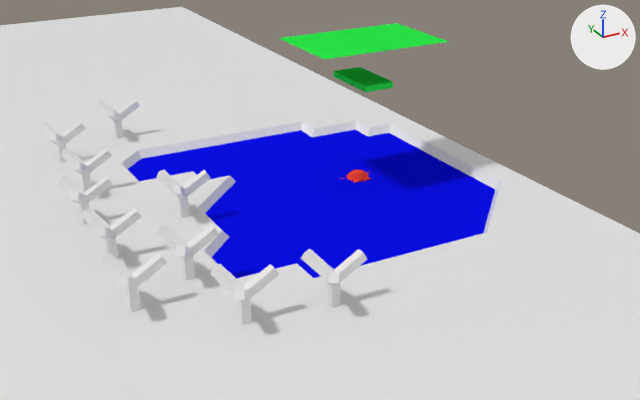
One commit to the Blender file 04 Shots/mz-see-shot2.blend: the scene before it, then after it.
Before and after are seen from a 50 mm lens placed at (-11.42, -22.38, 11.0), pointed at (0.74, -0.28, -0.05). Every picture has the same lights, and +X, +Y and +Z are marked at upper right.

In view in the first picture: 'klappeLinks', 'klappeRechts', 'landschaftSeeNeu.000', 'schiff.001', 'tree.000', 'tree.001', 'tree.002', 'tree.003', 'tree.004', 'tree.005', 'tree.006', 'tree.007', 'tree.008', 'tree.009', 'wasser-see'.
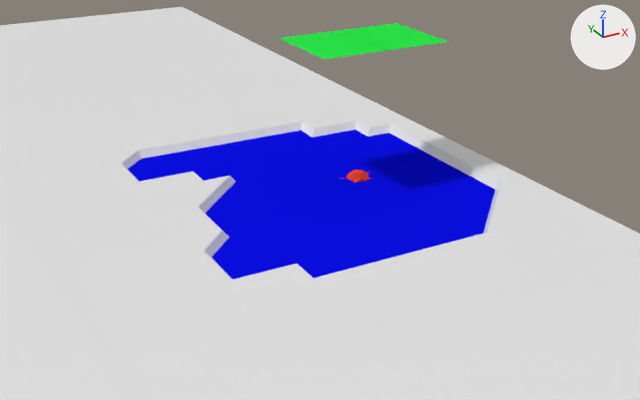
Commit message: Kamerafahrt bei shot mz-bruecke und mz-see-shot2 angepasst

The change, as a diff of the scene's bpy script:
```diff
--- a/04 Shots/mz-see-shot2.blend.py
+++ b/04 Shots/mz-see-shot2.blend.py
@@ ob_tree_009 @@
-ob_tree_009 = bpy.data.objects.new('tree.009', None)
@@ ob_tree_008 @@
-ob_tree_008 = bpy.data.objects.new('tree.008', None)
@@ ob_tree_007 @@
-ob_tree_007 = bpy.data.objects.new('tree.007', None)
@@ ob_tree_006 @@
-ob_tree_006 = bpy.data.objects.new('tree.006', None)
@@ ob_tree_005 @@
-ob_tree_005 = bpy.data.objects.new('tree.005', None)
@@ ob_tree_004 @@
-ob_tree_004 = bpy.data.objects.new('tree.004', None)
@@ ob_tree_003 @@
-ob_tree_003 = bpy.data.objects.new('tree.003', None)
@@ ob_tree_002 @@
-ob_tree_002 = bpy.data.objects.new('tree.002', None)
@@ ob_tree_000 @@
-ob_tree_000 = bpy.data.objects.new('tree.000', None)
@@ ob_tree_001 @@
-ob_tree_001 = bpy.data.objects.new('tree.001', None)
@@ ob_schiff_001 @@
-ob_schiff_001 = bpy.data.objects.new('schiff.001', None)
@@ ob_cube_003 @@
-ob_cube_003 = bpy.data.objects.new('Cube.003', me_cube_007)
@@ ob_cube_002 @@
-ob_cube_002 = bpy.data.objects.new('Cube.002', me_cube_006)
@@ ob_cube_001 @@
-ob_cube_001 = bpy.data.objects.new('Cube.001', me_cube_005)
@@ ob_cube @@
-ob_cube = bpy.data.objects.new('Cube', me_cube_004)
@@ ob_cube_004 @@
-ob_cube_004 = bpy.data.objects.new('Cube.004', me_cube)
```

Location of each change, [x1, y1, x2, y2] in pixels of the pictures (640 x 400 px):
'tree.001', deleted
    before: [210, 264, 279, 325]
'tree.000', deleted
    before: [100, 252, 167, 312]
'tree.006', deleted
    before: [301, 249, 367, 307]
'tree.005', deleted
    before: [157, 224, 219, 280]
'tree.002', deleted
    before: [81, 208, 141, 259]
'schiff.001', deleted
    before: [334, 67, 393, 92]
'tree.004', deleted
    before: [156, 170, 210, 218]
'tree.003', deleted
    before: [58, 176, 113, 225]
'tree.008', deleted
    before: [61, 148, 112, 192]
'tree.007', deleted
    before: [39, 121, 86, 163]
'tree.009', deleted
    before: [96, 99, 140, 138]
